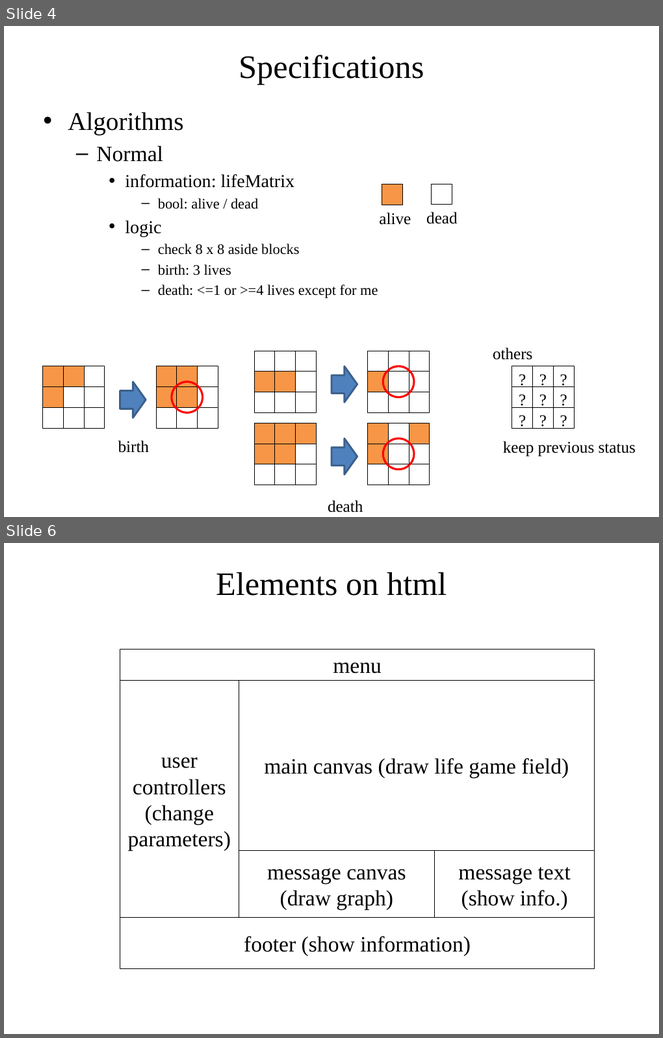
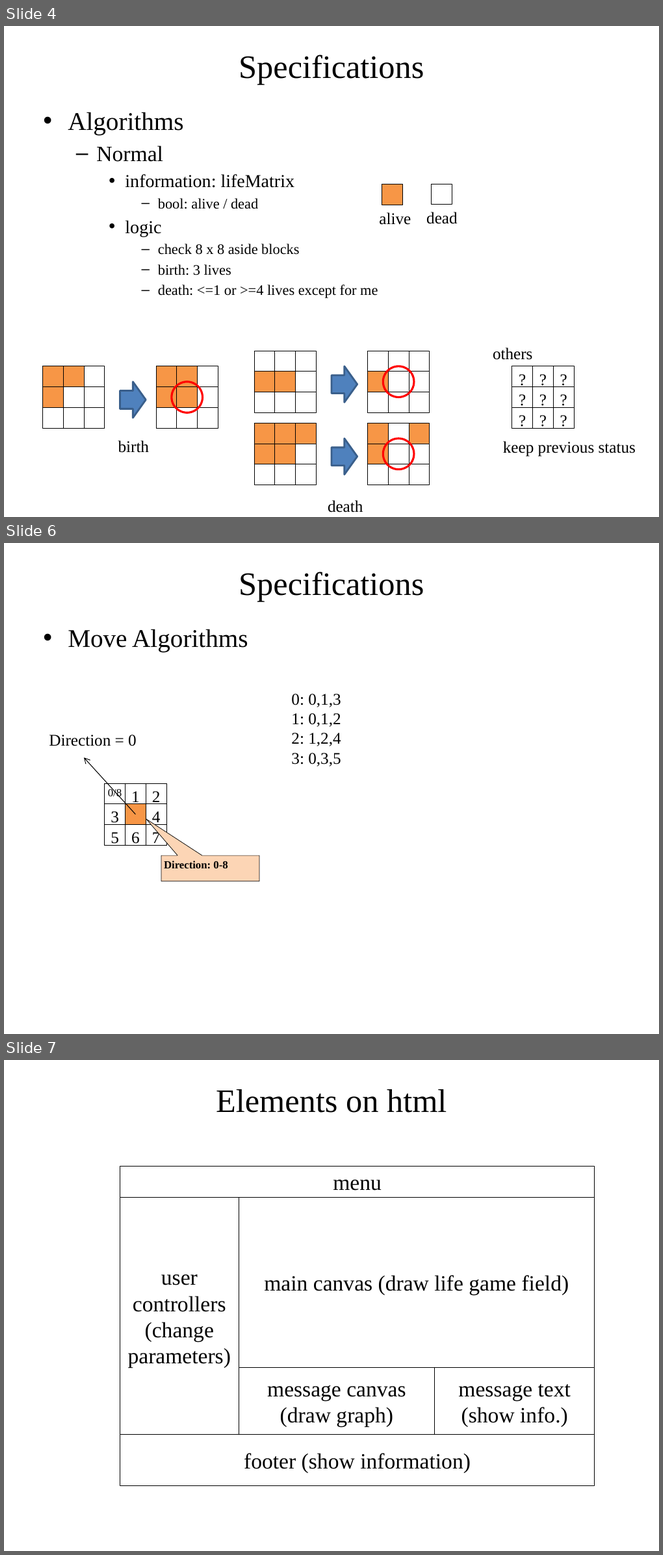
Before and after one commit to iwatake2222/LifeGame, a slide deck: LifeGameDesignDocument.pptx. Shown one above the other, each under a label of ours: slides 4 and 6 before the commit, slides 4, 6 and 7 after it; the slides between them are not shown. The pictures are 663x1038 and 663x1555 pixels, drawn with LibreOffice and Linux fonts; fonts in the diff are those of the drawing. Boxes give left, top, right and bottom in pixels: in the first picture for what was removed or moved away, otherwise in the second. Text is boxed around its words. In the diff, an @@ line names an element or a change of style, - is before the commit and + after.

Commit message:
implement move

```diff
--- a/LifeGameDesignDocument.pptx
+++ b/LifeGameDesignDocument.pptx
@@ slide 6 added at box(4, 543, 659, 1034), background #FFFFFF @@
@@ text added at box(239, 572, 424, 601), 36 pt, text #000000 @@
+Specifications
@@ text added at box(68, 629, 248, 652), 28 pt, text #000000 @@
+• Move Algorithms
@@ text added at box(291, 694, 341, 767), 18 pt, text #000000 @@
+0: 0,1,3
+1: 0,1,2
+2: 1,2,4
+3: 0,3,5
@@ text added at box(49, 735, 137, 746), 18 pt, text #000000 @@
+Direction = 0
@@ arrow added from (136, 814) to (84, 758), #000000 0.75 pt @@
@@ rectangle added at box(105, 783, 125, 804), fill #FFFFFF, outline #000000 0.5 pt, 12 pt, text #000000 @@
+0/8
@@ rectangle added at box(125, 783, 146, 804), fill #FFFFFF, outline #000000 0.5 pt, 18 pt, text #000000 @@
+1
@@ rectangle added at box(146, 783, 166, 804), fill #FFFFFF, outline #000000 0.5 pt, 18 pt, text #000000 @@
+2
@@ rectangle added at box(105, 804, 125, 824), fill #FFFFFF, outline #000000 0.5 pt, 18 pt, text #000000 @@
+3
@@ rectangle added at box(125, 804, 146, 824), fill #F79646, outline #000000 0.5 pt @@
@@ rectangle added at box(146, 804, 166, 824), fill #FFFFFF, outline #000000 0.5 pt, 18 pt, text #000000 @@
+4
@@ rectangle added at box(105, 824, 125, 845), fill #FFFFFF, outline #000000 0.5 pt, 18 pt, text #000000 @@
+5
@@ rectangle added at box(125, 824, 146, 845), fill #FFFFFF, outline #000000 0.5 pt, 18 pt, text #000000 @@
+6
@@ rectangle added at box(146, 824, 166, 845), fill #FFFFFF, outline #000000 0.5 pt, 18 pt, text #000000 @@
+7
@@ speech box added at box(161, 856, 259, 881), fill #FCD5B5, outline #000000 0.5 pt, 12 pt, text #000000, bold @@
+Direction: 0-8
@@ what was slide 6 is now slide 7 @@
```
Also in this commit, not shown: 1 slide changed, 2 other files.
